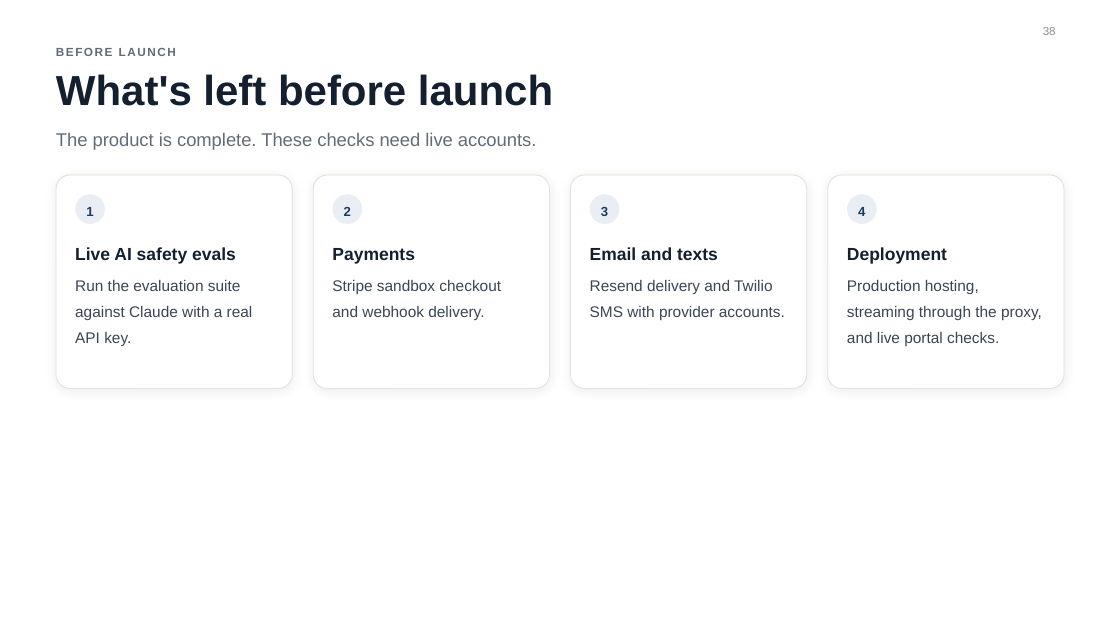
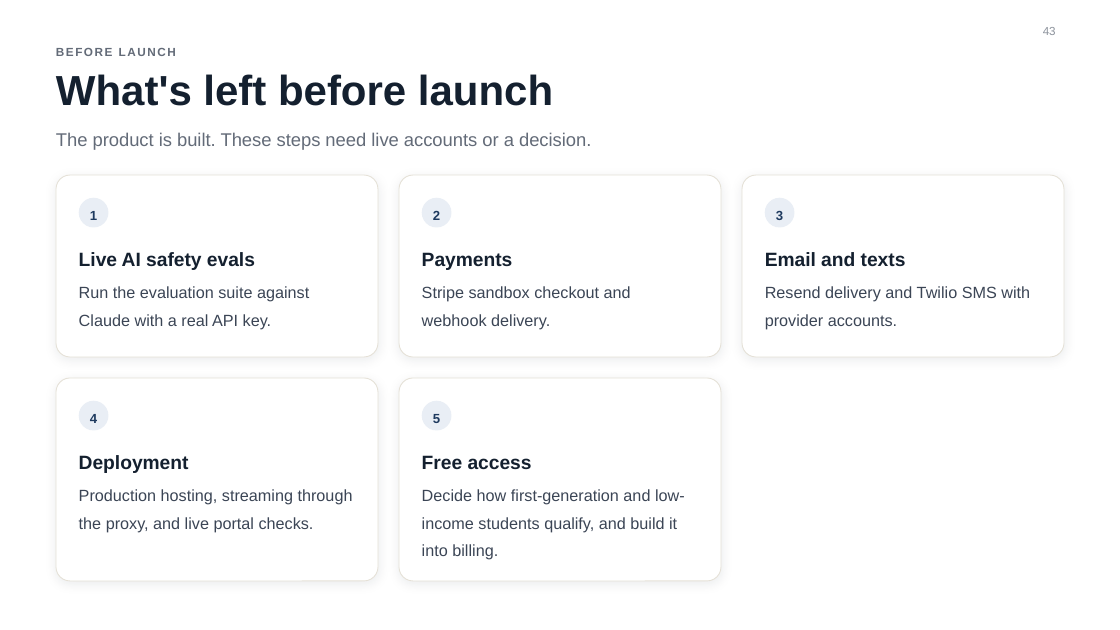
Before and after one commit to reykoaparicio/scholarcrew, a slide deck: slide 43 of presentation/ScholarCrew.pptx (slide 38 before the commit). Drawn at 1120x630 pixels with LibreOffice and Linux fonts; fonts in the diff are those of the drawing; background and template pictures are left out. Boxes give left, top, right and bottom in pixels: in the first picture for what was removed or moved away, otherwise in the second. Text is boxed around its words. In the diff, an @@ line names an element or a change of style, - is before the commit and + after.

```diff
--- a/presentation/ScholarCrew.pptx
+++ b/presentation/ScholarCrew.pptx
@@ page number at [1043, 27, 1056, 35]: text changed @@
-38
+43
@@ text at [56, 132, 591, 150]: text changed @@
-The product is complete. These checks need live accounts.
+The product is built. These steps need live accounts or a decision.
@@ rounded rectangle: place and size @@
-rounded rectangle at [56, 175, 292, 388]
+rounded rectangle at [56, 175, 378, 357]
@@ rounded rectangle: place and size @@
-rounded rectangle at [313, 175, 549, 388]
+rounded rectangle at [399, 175, 721, 357]
@@ rounded rectangle: place and size @@
-rounded rectangle at [571, 175, 807, 388]
+rounded rectangle at [742, 175, 1064, 357]
@@ text "1": place and size @@
-text "1" at [86, 207, 93, 216]
+text "1" at [90, 211, 97, 220]
@@ ellipse: place and size @@
-ellipse at [76, 194, 105, 223]
+ellipse at [79, 197, 108, 227]
@@ text "2": place and size @@
-text "2" at [344, 207, 351, 216]
+text "2" at [433, 211, 440, 220]
@@ ellipse: place and size @@
-ellipse at [333, 194, 362, 223]
+ellipse at [422, 197, 451, 227]
@@ text "3": place and size @@
-text "3" at [601, 207, 608, 216]
+text "3" at [776, 211, 783, 220]
@@ ellipse: place and size @@
-ellipse at [590, 194, 619, 223]
+ellipse at [765, 197, 794, 227]
@@ text "Payments": place and size @@
-text "Payments" at [332, 248, 415, 264]
+text "Payments" at [422, 252, 513, 270]
@@ text "Email and texts": place and size @@
-text "Email and texts" at [590, 247, 718, 260]
+text "Email and texts" at [765, 252, 906, 266]
@@ text "Stripe sandbox checkout and webhook ...": place and size @@
-text "Stripe sandbox checkout and webhook ..." at [332, 280, 501, 320]
+text "Stripe sandbox checkout and webhook ..." at [422, 286, 631, 330]
@@ text "Resend delivery and Twilio SMS ...": place and size @@
-text "Resend delivery and Twilio SMS ..." at [590, 280, 785, 320]
+text "Resend delivery and Twilio SMS ..." at [765, 286, 1030, 330]
@@ proportions changed in 4 elements at [56, 175, 378, 357], [399, 175, 721, 357], [742, 175, 1064, 357], [56, 378, 378, 581] @@
@@ rounded rectangle: place and size @@
-rounded rectangle at [828, 175, 1064, 388]
+rounded rectangle at [56, 378, 378, 581]
@@ rounded rectangle added at [399, 378, 721, 581], fill #FFFFFF, outline #E5E1D7 0.75 pt @@
@@ text "4": place and size @@
-text "4" at [858, 207, 865, 216]
+text "4" at [90, 414, 97, 423]
@@ ellipse: place and size @@
-ellipse at [847, 194, 876, 223]
+ellipse at [79, 401, 108, 430]
@@ ellipse added at [422, 401, 451, 430], fill #E9EEF5 @@
@@ text added at [433, 414, 440, 423], 11.2 pt, text #1E3A5F, bold @@
+5
@@ size 15 to 16.5 pt in 4 elements at [79, 252, 255, 270], [422, 252, 513, 270], [765, 252, 906, 266], [79, 455, 189, 473] @@
@@ text "Deployment": place and size @@
-text "Deployment" at [847, 247, 947, 264]
+text "Deployment" at [79, 455, 189, 473]
@@ size 13.1 to 13.9 pt in 4 elements at [79, 286, 309, 330], [422, 286, 631, 330], [765, 286, 1030, 330], [79, 489, 353, 533] @@
@@ text "Production hosting, streaming through the ...": place and size @@
-text "Production hosting, streaming through the ..." at [847, 280, 1042, 346]
+text "Production hosting, streaming through the ..." at [79, 489, 353, 533]
@@ text added at [422, 455, 532, 469], 16.5 pt, text #14202F, bold @@
+Free access
@@ text added at [422, 489, 685, 560], 13.9 pt, text #3B4555 @@
+Decide how first-generation and low-income students qualify, and build it into billing.
```
Also in this commit, not shown: 13 other slides changed, 5 slides added, 4 other files.
